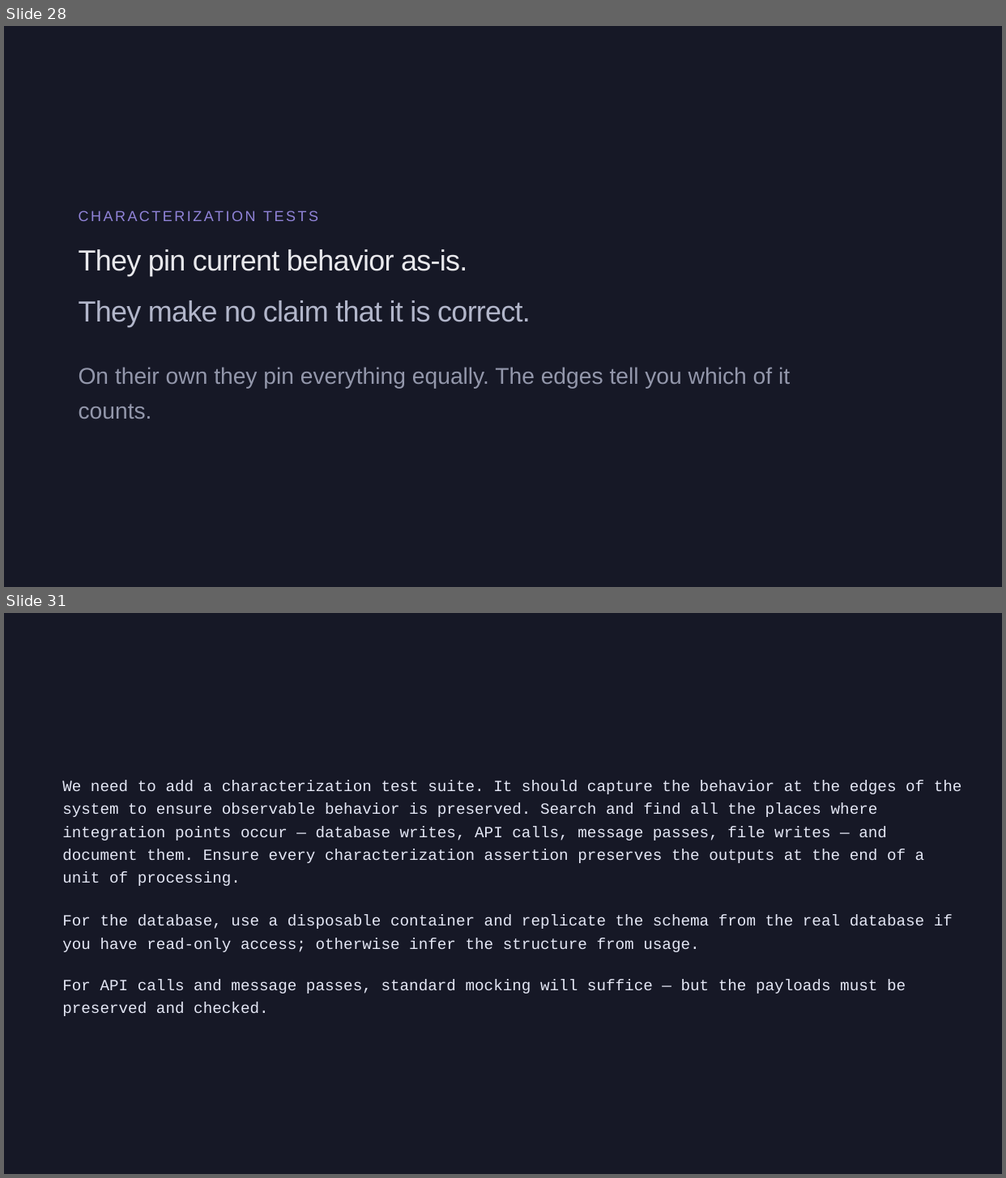
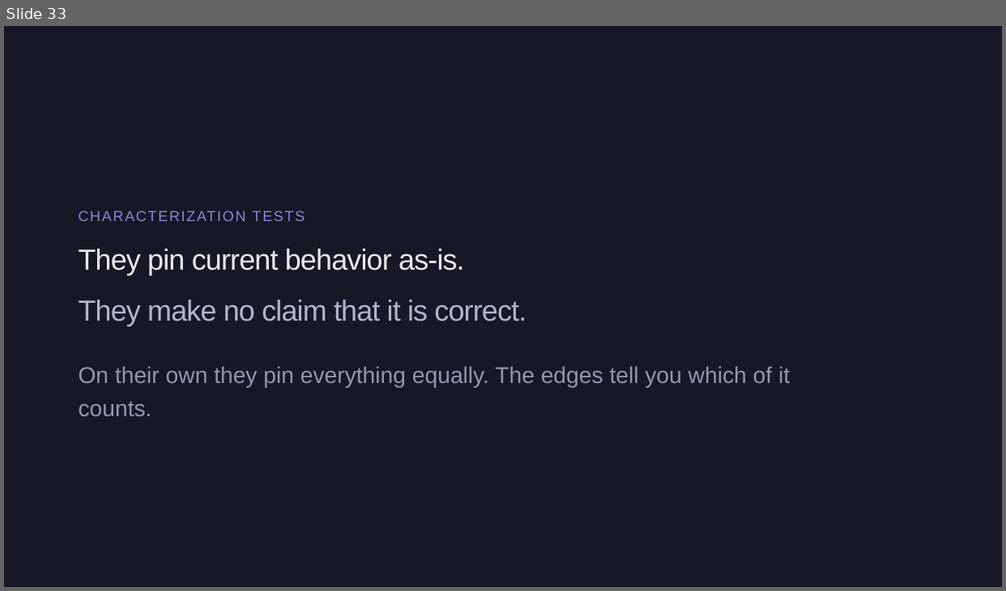
Before and after one commit to Bradleywboggs/ai-assisted-legacy-refactors-kcdc-2026, a slide deck: AI_Assisted_Legacy_Refactors.pptx. Shown one above the other, each under a label of ours: slides 28 and 31 before the commit, slide 33 after it; the slides between them are not shown. The pictures are 1006x1178 and 1006x591 pixels, drawn with LibreOffice and Linux fonts; fonts in the diff are those of the drawing. Boxes give left, top, right and bottom in pixels: in the first picture for what was removed or moved away, otherwise in the second. Text is boxed around its words. In the diff, an @@ line names an element or a change of style, - is before the commit and + after.

```diff
--- a/AI_Assisted_Legacy_Refactors.pptx
+++ b/AI_Assisted_Legacy_Refactors.pptx
@@ slide 31 removed at box(4, 613, 1002, 1174), background #161826 @@
@@ text removed at box(62, 781, 962, 886) @@
-We need to add a characterization test suite. It should capture the behavior at the edges of the system to ensure observable behavior is preserved. Search and find all the places where integration points occur — database writes, API calls, message passes, file writes — and document them. Ensure every characterization assertion preserves the outputs at the end of a unit of processing.
@@ text removed at box(62, 915, 953, 952) @@
-For the database, use a disposable container and replicate the schema from the real database if you have read-only access; otherwise infer the structure from usage.
@@ text removed at box(62, 980, 906, 1016) @@
-For API calls and message passes, standard mocking will suffice — but the payloads must be preserved and checked.
@@ what was slide 28 is now slide 33 @@
@@ slide 33 changed as well @@
@@ text "CHARACTERIZATION TESTS" at box(79, 211, 305, 221): letter spacing 2.9 to 2 pt @@
@@ text "They pin current behavior as-is." at box(79, 249, 465, 275): letter spacing -0.8 to -1 pt @@
@@ text "They make no claim that ..." at box(79, 300, 526, 327): letter spacing -0.8 to -1 pt @@
@@ text "On their own they pin ..." at box(79, 366, 790, 416): line spacing 1.26 to 1.23 @@
```
Also in this commit, not shown: 23 other slides changed, 13 slides added, 10 other slides removed, 6 other files.
